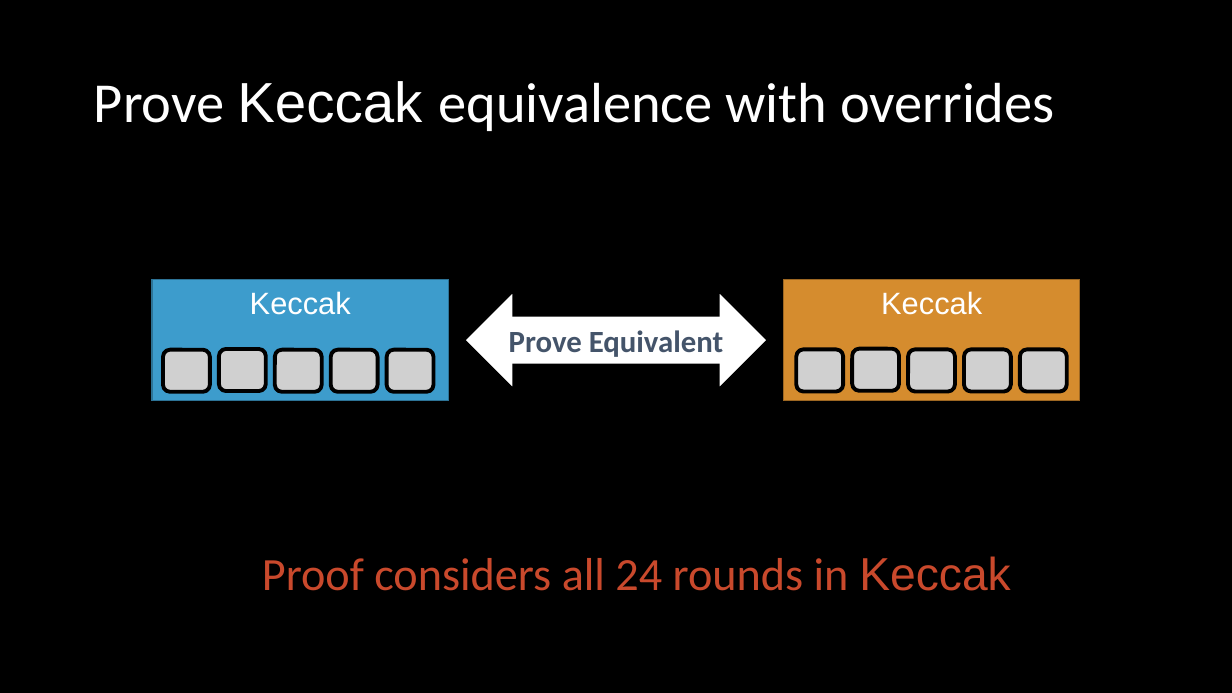
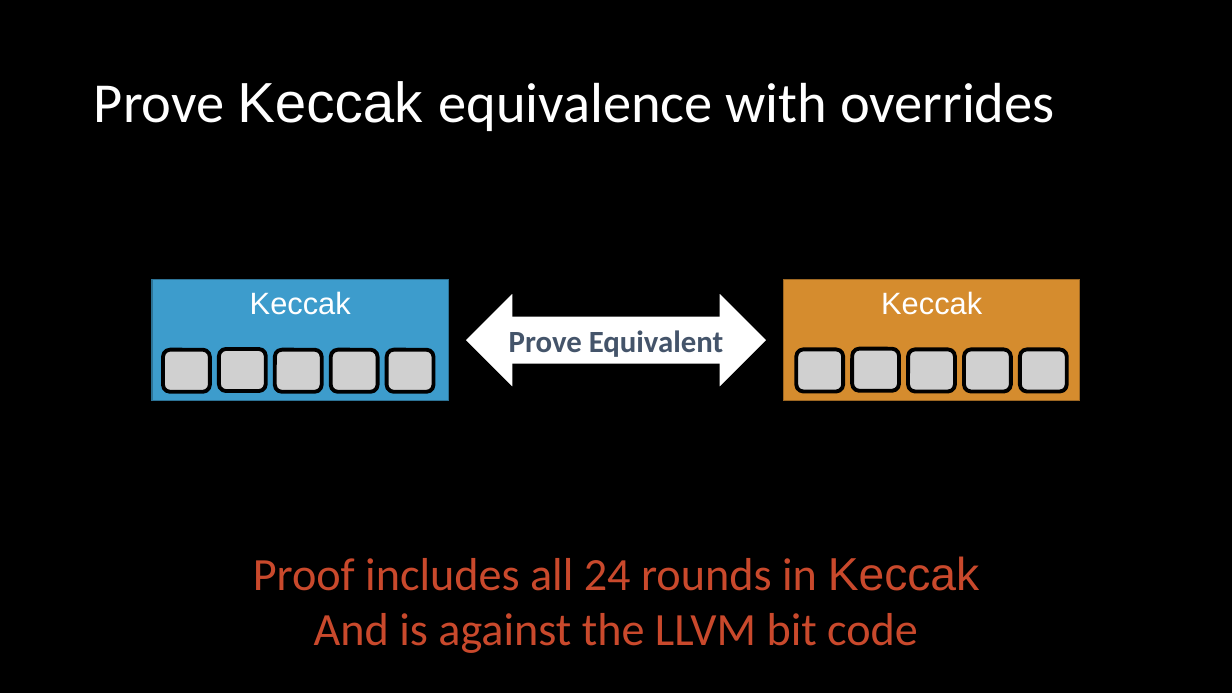
Before and after one commit to ericmercer/sha3-verification, a slide deck: slide 20 of presentation/SPIN2022.pptx (slide 17 before the commit). Drawn at 1232x693 pixels with LibreOffice and Linux fonts; fonts in the diff are those of the drawing; grey boxes stand for pictures. Boxes give left, top, right and bottom in pixels: in the first picture for what was removed or moved away, otherwise in the second. Text is boxed around its words. In the diff, an @@ line names an element or a change of style, - is before the commit and + after.

```diff
--- a/presentation/SPIN2022.pptx
+++ b/presentation/SPIN2022.pptx
@@ text at <box>253,556,979,653</box>: text changed @@
-Proof considers all 24 rounds in Keccak
+Proof includes all 24 rounds in Keccak
+And is against the LLVM bit code
```
Also in this commit, not shown: 8 other slides changed, 3 slides added.
